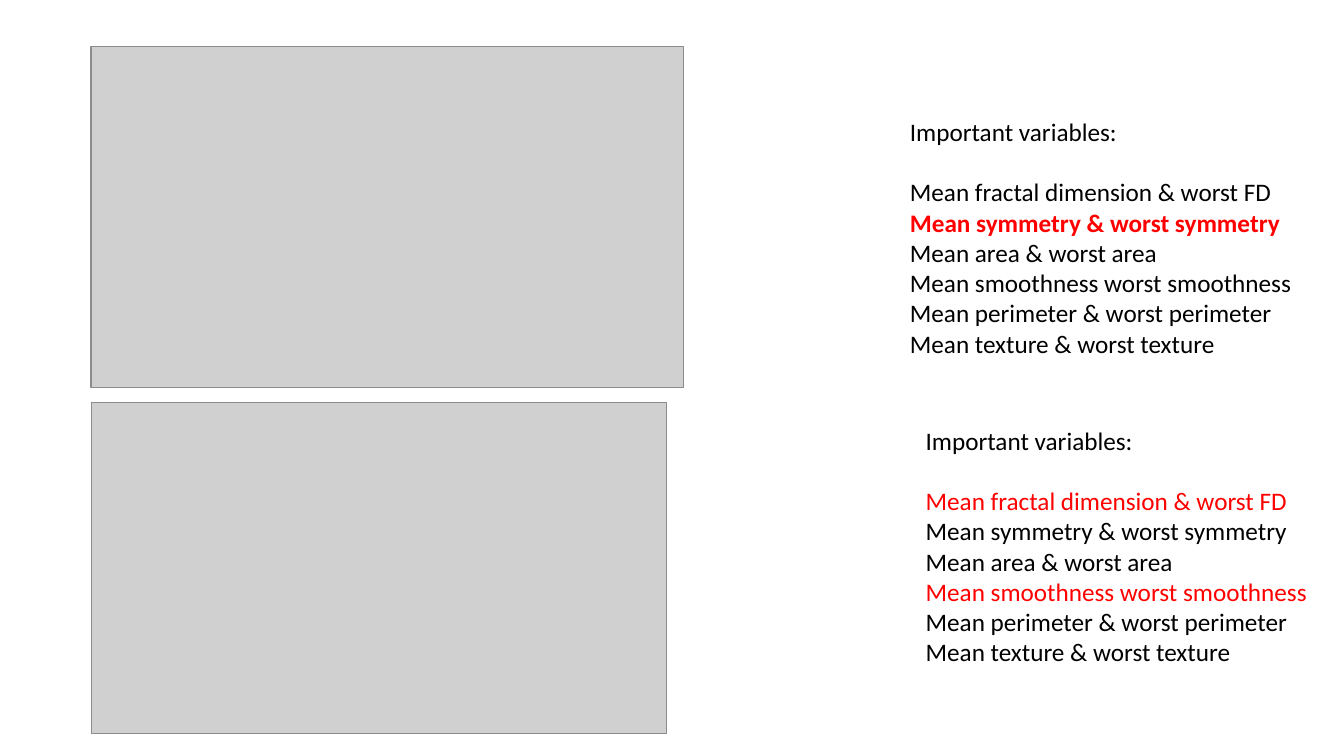
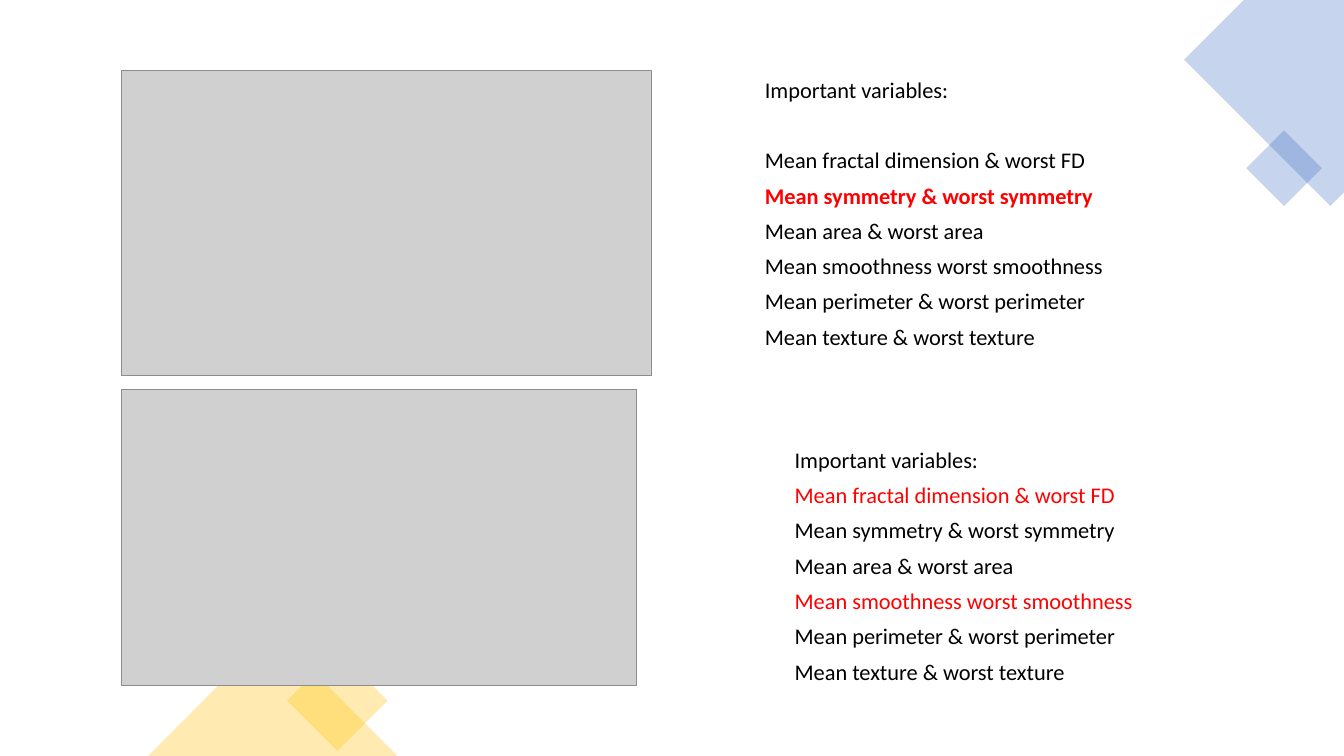
Before and after one commit to HienTruong89/Exploratory-data-analysis, a slide deck: slide 4 of Study cases/breastcancer/Breast cancer.pptx (slide 3 before the commit). Drawn at 1344x756 pixels with LibreOffice and Linux fonts; fonts in the diff are those of the drawing; grey boxes stand for pictures. Boxes give left, top, right and bottom in pixels: in the first picture for what was removed or moved away, otherwise in the second. Text is boxed around its words. In the diff, an @@ line names an element or a change of style, - is before the commit and + after.

```diff
--- a/Study cases/breastcancer/Breast cancer.pptx
+++ b/Study cases/breastcancer/Breast cancer.pptx
@@ freeform shape added at (x1=1185, y1=0, x2=1344, y2=206), fill #4472C4 at 30% opacity @@
@@ picture resized from (x1=91, y1=46, x2=684, y2=387) to (x1=122, y1=71, x2=652, y2=375) @@
@@ text "Important variables:" at (x1=765, y1=82, x2=1103, y2=345): size 18 to 16 pt; more space between paragraphs @@
@@ text "Important variables:" moved from (x1=910, y1=123, x2=1291, y2=354) to (x1=765, y1=82, x2=1103, y2=345) @@
@@ rectangle added at (x1=1246, y1=130, x2=1322, y2=206), fill #4472C4 at 30% opacity @@
@@ picture resized from (x1=91, y1=402, x2=666, y2=733) to (x1=122, y1=389, x2=637, y2=686) @@
@@ text "Important variables:" moved from (x1=926, y1=432, x2=1307, y2=662) to (x1=795, y1=452, x2=1133, y2=680) @@
@@ text "Important variables:" at (x1=795, y1=452, x2=1133, y2=680): size 18 to 16 pt; more space between paragraphs @@
@@ triangle added at (x1=148, y1=631, x2=397, y2=756), fill #FFC000 at 30% opacity @@
@@ rectangle added at (x1=287, y1=651, x2=388, y2=752), fill #FFC000 at 30% opacity @@
```
Also in this commit, not shown: 2 other slides changed, 5 slides added, 5 slides removed, 3 other files.
